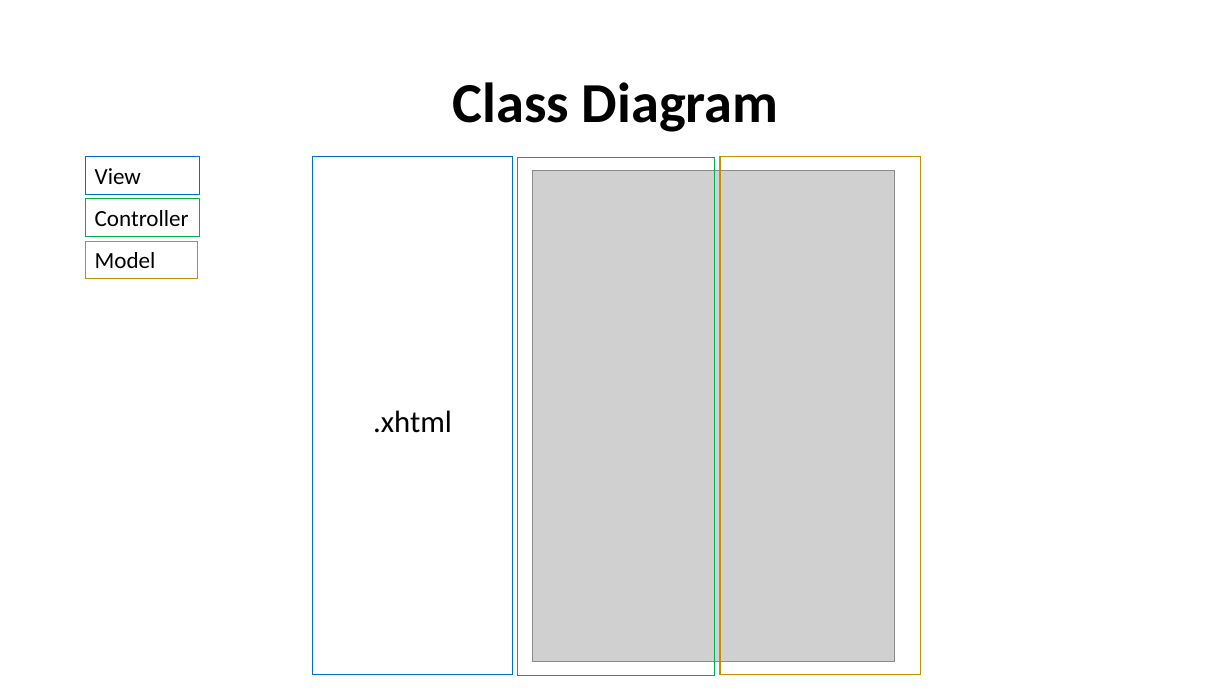
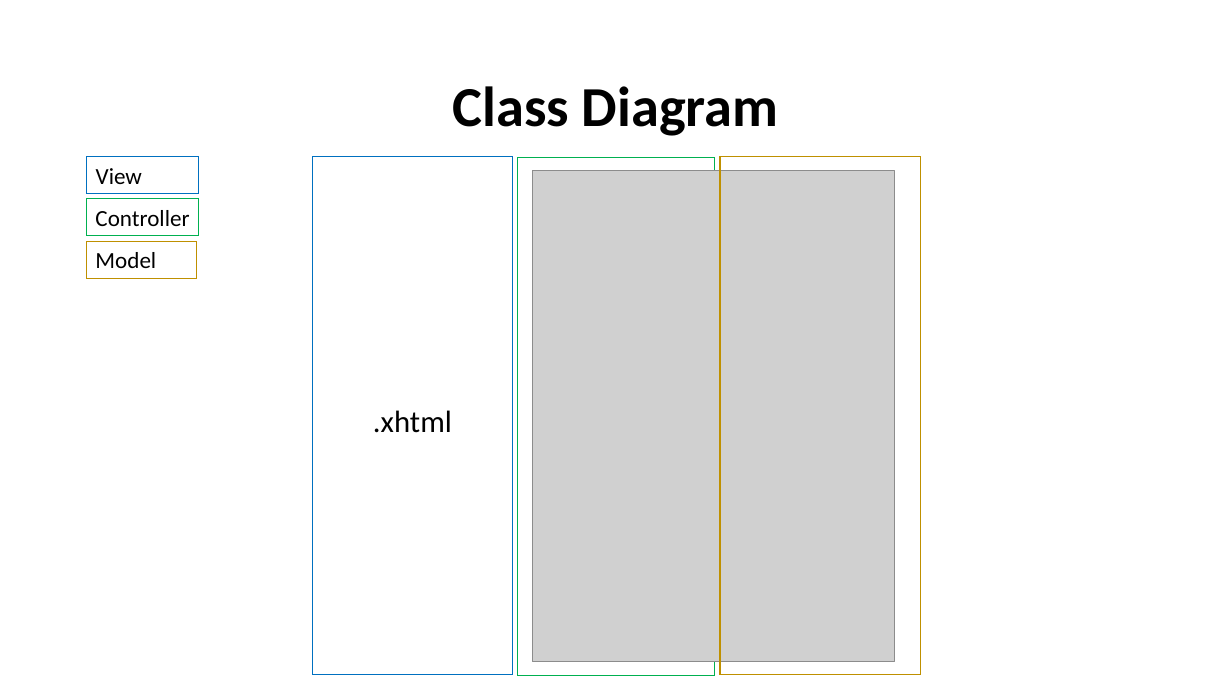
Before and after one commit to PosSystems/pos, a slide deck: slide 14 of PoS Systems.pptx (slide 12 before the commit). Drawn at 1232x693 pixels with LibreOffice and Linux fonts; fonts in the diff are those of the drawing; grey boxes stand for pictures. Boxes give left, top, right and bottom in pixels: in the first picture for what was removed or moved away, otherwise in the second. Text is boxed around its words. In the diff, an @@ line names an element or a change of style, - is before the commit and + after.

Commit message:
modified presentation

```diff
--- a/PoS Systems.pptx
+++ b/PoS Systems.pptx
@@ text "Class Diagram" at <box>453,86,779,136</box>: line spacing 0.9 to 1 @@
@@ rectangle at <box>518,157,714,676</box>: outline #00B050 1 pt to #00B050 0.99 pt @@
```
Also in this commit, not shown: 15 other slides changed, 5 slides added, 2 slides removed, 1 other file.
